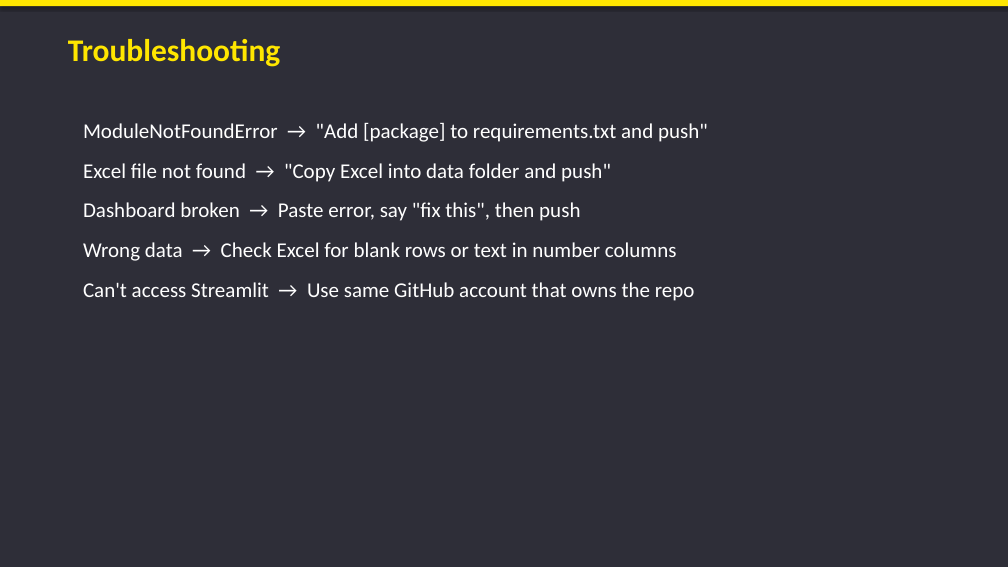
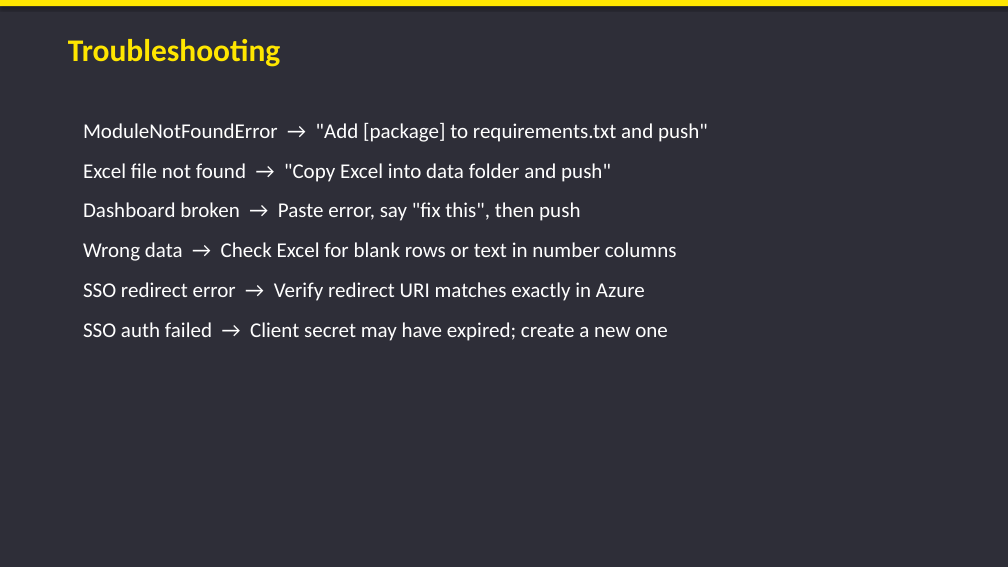
Before and after one commit to JustinDGold/Factory-Dashboard-demo, a slide deck: slide 18 of Factory_AI_Dashboard_Guide.pptx (slide 11 before the commit). Drawn at 1008x567 pixels with LibreOffice and Linux fonts; fonts in the diff are those of the drawing. Boxes give left, top, right and bottom in pixels: in the first picture for what was removed or moved away, otherwise in the second. Text is boxed around its words. In the diff, an @@ line names an element or a change of style, - is before the commit and + after.

Commit message:
Add Azure SSO setup to all guides (Markdown, Word, PowerPoint)

```diff
--- a/Factory_AI_Dashboard_Guide.pptx
+++ b/Factory_AI_Dashboard_Guide.pptx
@@ text at box(83, 282, 668, 341): text changed @@
-Can't access Streamlit → Use same GitHub account that owns the repo
+SSO redirect error → Verify redirect URI matches exactly in Azure
+SSO auth failed → Client secret may have expired; create a new one
```
Also in this commit, not shown: 7 slides added, 4 other files.
